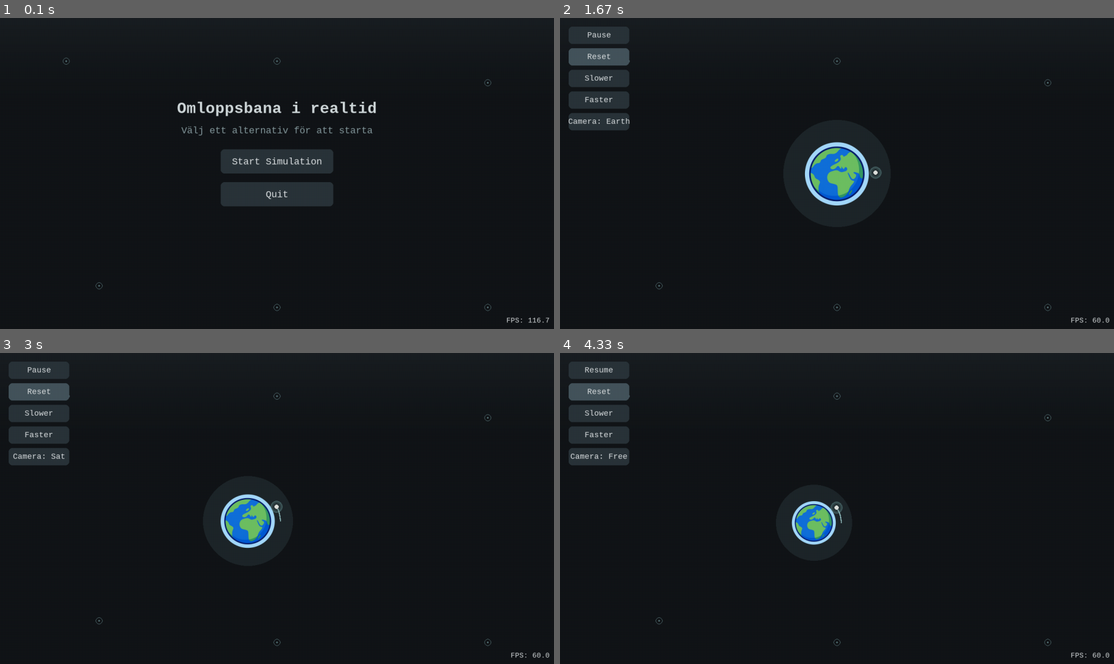
Above: before the commit, frames 1-4 (two rows, left to right).
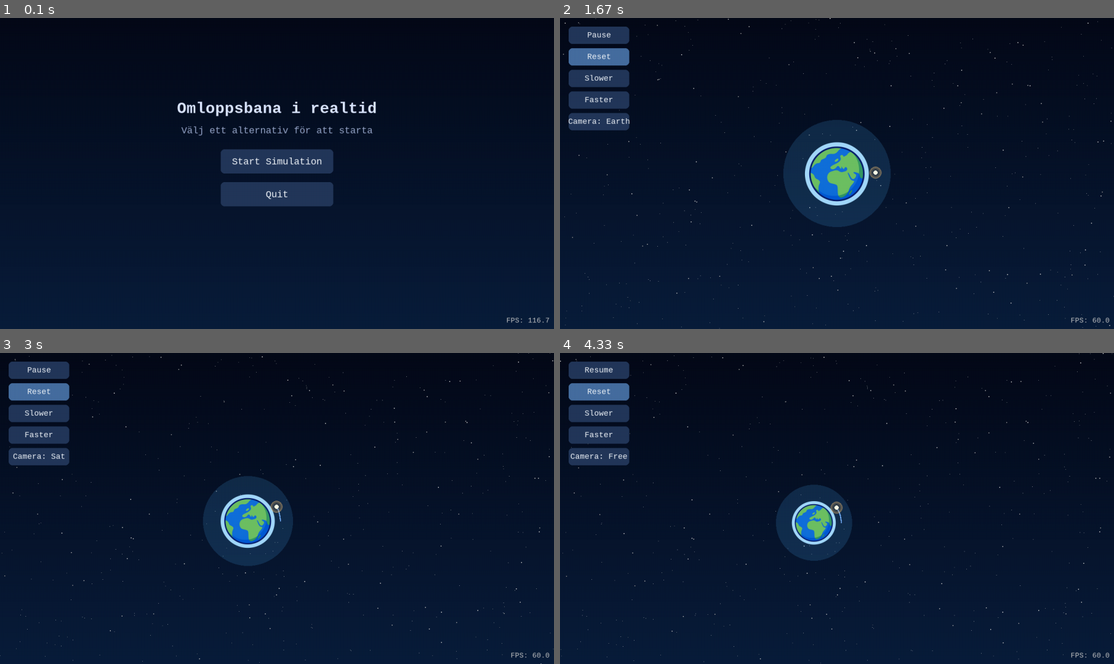
Above: after the commit, the same moments.

Repository: askel-dev/gymnasiearbete-omloppsbana
Game: pygame game, started from src/orbit_pygame.py
Same seed, same stepped clock (60 frames per second), same inputs: the game is played once before the commit and once after it.
Inputs (mouse positions are in pixels of both pictures, inside the frame that each line leads up to):
- Up to frame 1 (0.1 s): no input
- Up to frame 2 (1.67 s): press the mouse at (837, 161) at 0.37 s; move the mouse to (748, 204) at 0.47 s; release the mouse at (665, 245) at 0.6 s; tap C at 0.67, 1.15 s; hold Right 1-1.47 s; tap Space at 1.07, 1.37 s; click "Reset" at 1.55 s
- Up to frame 3 (3 s): hold Up 1.83-2.13 s; tap Space at 1.9, 2.23, 2.53, 2.73 s; tap - at 1.98 s; hold Right 2.17-2.63 s; tap C at 2.32 s; hold Left from 2.67 s (still down)
- Up to frame 4 (4.33 s): tap Space at 3.03, 3.3, 3.63, 3.93, 4.07 s; release Left at 3.2 s; hold Down 3.23-3.53 s; tap - at 3.38 s; hold Left 3.57-3.97 s; tap C at 3.72 s; hold Up from 4 s (still down)

The runs differ from the first frame. In frame 1, 35% of the frame differs, in the area x 0-100%, y 12-100%; in frame 2, 38%, in the area x 0-100%, y 0-100%; in frame 3, 37%; in frame 4, 36%.

Commit message:
Revert "Adopt minimalist palette for pygame orbit view"

Diff:
--- a/src/orbit_pygame.py
+++ b/src/orbit_pygame.py
@@ -2,6 +2,7 @@
 import json
 import math
 import os
+import random
 import time
 import pygame
 from pygame.locals import *  # noqa: F401,F403 - required for constants such as FULLSCREEN
@@ -13,28 +14,15 @@
 from logging_utils import RunLogger
 
 
-def create_minimal_background(
-    width: int,
-    height: int,
-    base_color: tuple[int, int, int],
-    highlight_color: tuple[int, int, int] | None = None,
-) -> pygame.Surface:
+def create_vertical_gradient(width: int, height: int, top_color: tuple[int, int, int], bottom_color: tuple[int, int, int]) -> pygame.Surface:
     surface = pygame.Surface((width, height))
-    surface.fill(base_color)
-
-    if highlight_color is not None:
-        overlay = pygame.Surface((width, height), pygame.SRCALPHA)
-        fade_height = max(1, int(height * 0.35))
-        for y in range(fade_height):
-            t = y / fade_height
-            blended = tuple(
-                int(highlight_color[i] * (1 - t) + base_color[i] * t)
-                for i in range(3)
-            )
-            alpha = int(90 * (1 - t))
-            pygame.draw.line(overlay, (*blended, alpha), (0, y), (width, y))
-        surface.blit(overlay, (0, 0))
-
+    for y in range(height):
+        ratio = y / max(1, height - 1)
+        color = tuple(
+            int(top_color[i] + (bottom_color[i] - top_color[i]) * ratio)
+            for i in range(3)
+        )
+        pygame.draw.line(surface, color, (0, y), (width, y))
     return surface.convert()
 
 
@@ -127,24 +115,35 @@
     pygame.draw.polygon(surface, VEL_COLOR, [end, left, right])
 
 
-def create_background_markers(width: int, height: int) -> list[tuple[int, int]]:
-    inset_x = int(width * 0.12)
-    inset_y = int(height * 0.14)
-    centers = [
-        (inset_x, inset_y),
-        (width - inset_x, inset_y // 2 + inset_y),
-        (inset_x // 2 + inset_x, height - inset_y),
-        (width - inset_x, height - inset_y // 2),
-        (width // 2, inset_y),
-        (width // 2, height - inset_y // 2),
-    ]
-    return centers
-
-
-def draw_background_markers(surface: pygame.Surface, markers: list[tuple[int, int]]) -> None:
-    for cx, cy in markers:
-        pygame.draw.circle(surface, BACKGROUND_MARKER_COLOR, (cx, cy), 2)
-        pygame.draw.circle(surface, BACKGROUND_MARKER_COLOR, (cx, cy), 8, 1)
+def generate_starfield(num_stars: int) -> list[dict[str, float | tuple[int, int]]]:
+    stars: list[dict[str, float | tuple[int, int]]] = []
+    for _ in range(num_stars):
+        x = random.uniform(0, WIDTH)
+        y = random.uniform(0, HEIGHT)
+        size = random.choice([1, 1, 1, 2])
+        brightness = random.randint(140, 220)
+        parallax = random.uniform(0.05, 0.35)
+        stars.append({
+            "pos": (x, y),
+            "size": size,
+            "brightness": brightness,
+            "parallax": parallax,
+        })
+    return stars
+
+
+def draw_starfield(surface: pygame.Surface, camera_center: np.ndarray, ppm: float) -> None:
+    offset_x = camera_center[0] * ppm
+    offset_y = camera_center[1] * ppm
+    for star in STARFIELD:
+        base_x, base_y = star["pos"]  # type: ignore[index]
+        parallax = star["parallax"]  # type: ignore[index]
+        sx = int((base_x - offset_x * parallax) % WIDTH)
+        sy = int((base_y + offset_y * parallax) % HEIGHT)
+        brightness = star["brightness"]  # type: ignore[index]
+        color = (brightness, brightness, brightness)
+        size = star["size"]  # type: ignore[index]
+        surface.fill(color, (sx, sy, size, size))
 
 # =======================
 #   FYSIK & KONSTANTER
@@ -172,30 +171,30 @@
 # Dessa värden sätts om efter att displayen initierats, men behöver
 # startvärden för typkontroller och tooling.
 WIDTH, HEIGHT = 1000, 800
-BG_COLOR_TOP = (18, 21, 24)
-BG_COLOR_BOTTOM = (42, 50, 56)
-EARTH_CORE_COLOR = (122, 176, 176)
-EARTH_GLOW_COLOR = (70, 108, 116)
-SAT_COLOR = (222, 224, 220)
-SAT_HALO_COLOR = (122, 176, 176, 110)
-HUD_TEXT_COLOR = (220, 224, 226)
-HUD_SHADOW_COLOR = (8, 10, 12, 160)
-PREDICTION_COLOR = (146, 188, 190)
-VEL_COLOR = (204, 140, 112)
-BUTTON_COLOR = (42, 52, 58)
-BUTTON_HOVER_COLOR = (68, 84, 92)
-BUTTON_TEXT_COLOR = (220, 224, 226)
-MENU_TITLE_COLOR = (208, 216, 218)
-MENU_SUBTITLE_COLOR = (132, 152, 156)
-PERICENTER_COLOR = (214, 150, 120)
-APOCENTER_COLOR = (136, 176, 180)
-
-EARTH_GLOW_OVERLAY_COLOR = (96, 132, 136, 40)
+BG_COLOR_TOP = (5, 10, 25)
+BG_COLOR_BOTTOM = (10, 30, 60)
+EARTH_CORE_COLOR = (70, 170, 255)
+EARTH_GLOW_COLOR = (30, 110, 200)
+SAT_COLOR = (255, 255, 230)
+SAT_HALO_COLOR = (255, 200, 120, 120)
+HUD_TEXT_COLOR = (245, 245, 245)
+HUD_SHADOW_COLOR = (0, 0, 0, 160)
+PREDICTION_COLOR = (120, 180, 255)
+VEL_COLOR = (255, 120, 120)
+BUTTON_COLOR = (35, 55, 90)
+BUTTON_HOVER_COLOR = (70, 110, 160)
+BUTTON_TEXT_COLOR = (240, 245, 250)
+MENU_TITLE_COLOR = (220, 230, 255)
+MENU_SUBTITLE_COLOR = (150, 165, 200)
+PERICENTER_COLOR = (255, 180, 120)
+APOCENTER_COLOR = (120, 200, 255)
+
+EARTH_GLOW_OVERLAY_COLOR = (80, 180, 255, 40)
 EARTH_GLOW_CACHE_STEP = 4
 EARTH_SCALE_CACHE_PRECISION = 200
 EARTH_SCALE_CACHE_MAX = 256
 
-BACKGROUND_MARKER_COLOR = (86, 114, 118)
+STARFIELD: list[dict[str, float | tuple[int, int]]] = []
 
 def compute_pixels_per_meter(width: int, height: int) -> float:
     return 0.25 * (min(width, height) / (2.0 * np.linalg.norm(R0)))
@@ -353,8 +352,10 @@
     title_font = pygame.font.SysFont("consolas", 40, bold=True)
     subtitle_font = pygame.font.SysFont("consolas", 24)
 
-    background_surface = create_minimal_background(WIDTH, HEIGHT, BG_COLOR_TOP, BG_COLOR_BOTTOM)
-    background_markers = create_background_markers(WIDTH, HEIGHT)
+    gradient_bg = create_vertical_gradient(WIDTH, HEIGHT, BG_COLOR_TOP, BG_COLOR_BOTTOM)
+    global STARFIELD
+    if not STARFIELD:
+        STARFIELD = generate_starfield(450)
 
     # Simuleringsstate
     r = R0.copy()
@@ -636,8 +637,7 @@
                     btn.handle_event(event)
 
         if state == "menu":
-            screen.blit(background_surface, (0, 0))
-            draw_background_markers(screen, background_markers)
+            screen.blit(gradient_bg, (0, 0))
             title_surf = title_font.render("Omloppsbana i realtid", True, MENU_TITLE_COLOR)
             subtitle_surf = subtitle_font.render("Välj ett alternativ för att starta", True, MENU_SUBTITLE_COLOR)
             title_rect = title_surf.get_rect(center=(WIDTH // 2, HEIGHT // 2 - 150))
@@ -651,7 +651,7 @@
 
             # --- FPS Counter ---
             fps_value = clock.get_fps()
-            fps_text = font_fps.render(f"FPS: {fps_value:.1f}", True, HUD_TEXT_COLOR)
+            fps_text = font_fps.render(f"FPS: {fps_value:.1f}", True, (200, 200, 200))
             # placera i nedre högra hörnet
             text_rect = fps_text.get_rect(bottomright=(WIDTH - 10, HEIGHT - 10))
             screen.blit(fps_text, text_rect)
@@ -763,8 +763,8 @@
         camera_center += (camera_target - camera_center) * 0.1
 
         # Bakgrund
-        screen.blit(background_surface, (0, 0))
-        draw_background_markers(screen, background_markers)
+        screen.blit(gradient_bg, (0, 0))
+        draw_starfield(screen, camera_center, ppm)
 
         camera_center_tuple = (float(camera_center[0]), float(camera_center[1]))
         mouse_pos = pygame.mouse.get_pos()
@@ -775,7 +775,7 @@
 
         # --- FPS Counter ---
         fps_value = clock.get_fps()
-        fps_text = font_fps.render(f"FPS: {fps_value:.1f}", True, HUD_TEXT_COLOR)
+        fps_text = font_fps.render(f"FPS: {fps_value:.1f}", True, (200, 200, 200))
 
         # placera i nedre högra hörnet
         text_rect = fps_text.get_rect(bottomright=(WIDTH - 10, HEIGHT - 10))
@@ -836,7 +836,7 @@
             marker_pos = world_to_screen(mx, my, ppm, camera_center_tuple)
             color = PERICENTER_COLOR if marker_type == "pericenter" else APOCENTER_COLOR
             pygame.draw.circle(screen, color, marker_pos, 6)
-            pygame.draw.circle(screen, HUD_TEXT_COLOR, marker_pos, 6, 2)
+            pygame.draw.circle(screen, (255, 255, 255), marker_pos, 6, 2)
             label = "Periapsis" if marker_type == "pericenter" else "Apoapsis"
             altitude_km = (mr - EARTH_RADIUS) / 1_000.0
             text = f"{label}: {altitude_km:,.1f} km alt"
